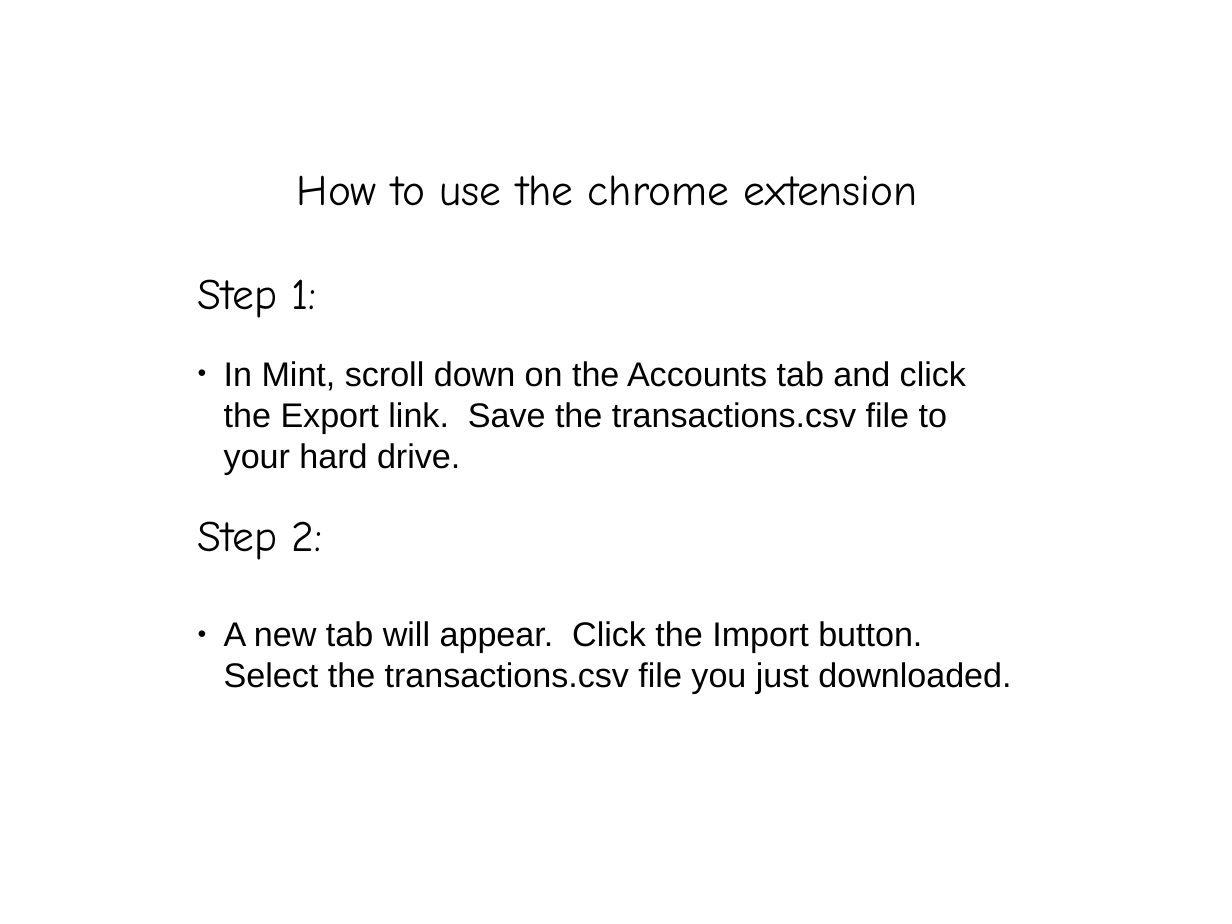
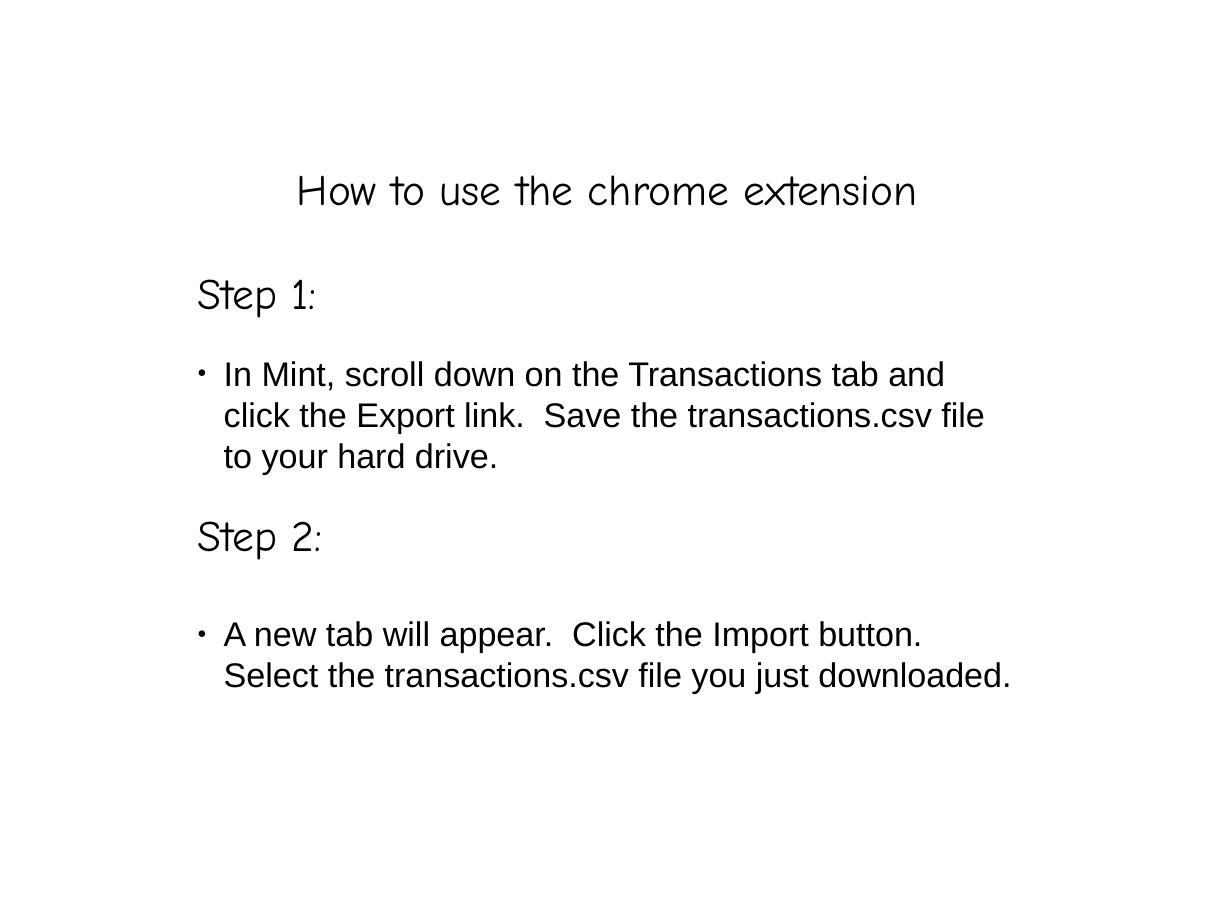
Before and after one commit to johndimm/breakdown-xtra-large, a slide deck: slide 4 of doc/preso.odp. Drawn at 1232x924 pixels with LibreOffice and Linux fonts; fonts in the diff are those of the drawing. Boxes give left, top, right and bottom in pixels: in the first picture for what was removed or moved away, otherwise in the second. Text is boxed around its words. In the diff, an @@ line names an element or a change of style, - is before the commit and + after.

Commit message:
check that the downloaded file contains "transactions" in its name.

```diff
--- a/doc/preso.odp
+++ b/doc/preso.odp
@@ text at (x1=224, y1=361, x2=985, y2=474): text changed @@
-● In Mint, scroll down on the Accounts tab and click the Export link. Save the transactions.csv file to your hard drive.
+● In Mint, scroll down on the Transactions tab and click the Export link. Save the transactions.csv file to your hard drive.
```
Also in this commit, not shown: 3 other slides changed, 3 other files.
